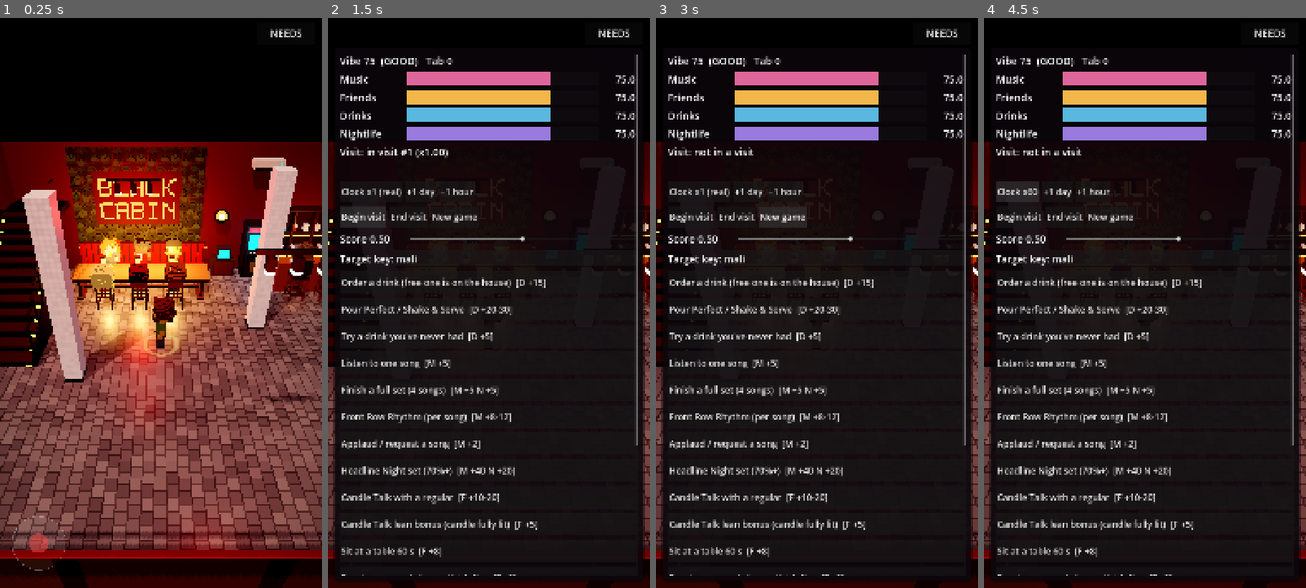
Above: before the commit, frames 1-4 (left to right).
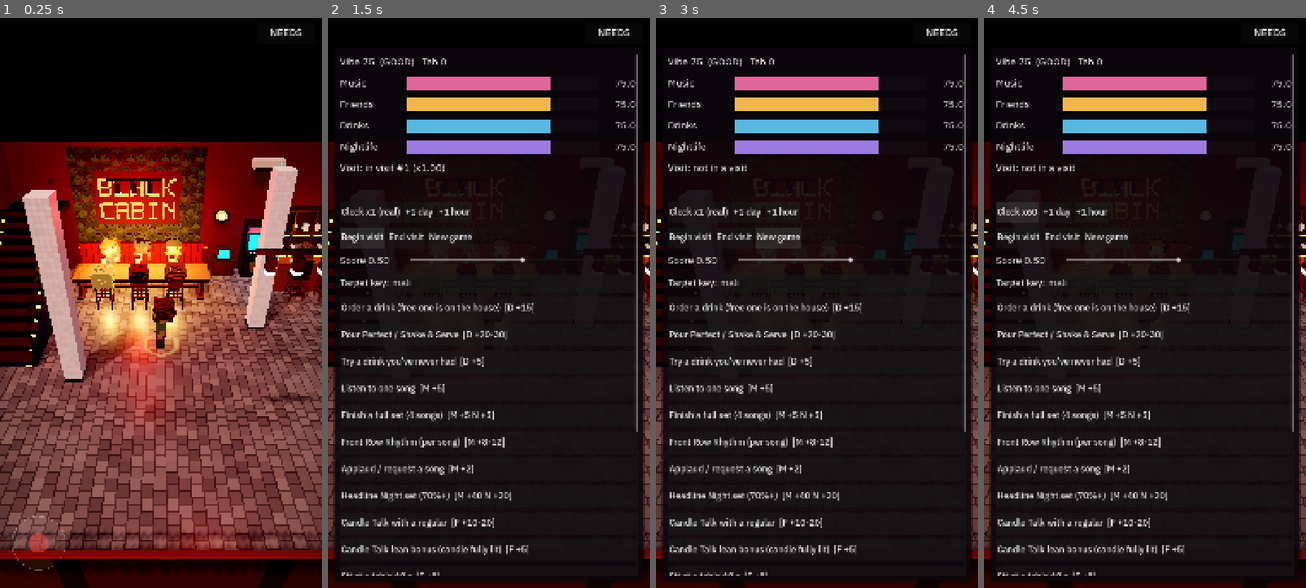
Above: after the commit, the same moments.

Repository: Talos91/bc-tamagotchi
Game: Godot game, scene res://scenes/main.tscn
The game is run twice, just before and just after one commit, with the same random seed, the same clock (stepped at 60 frames per second) and the same inputs.
Inputs:
- Up to frame 1 (0.25 s): no input
- Up to frame 2 (1.5 s): click "NEEDS" at 0.5 s; click "Begin visit" at 1.25 s
- Up to frame 3 (3 s): click "Begin visit" at 2 s; click "New game" at 2.75 s
- Up to frame 4 (4.5 s): click "New game" at 3.5 s; click "Clock x1 (real)" at 4.25 s

The runs differ from the first frame. In frame 1, 0.7% of the frame differs, in the area x 0-99%, y 1-99%; in frame 2, 14%; in frame 3, 15%, in the area x 0-99%, y 1-98%; in frame 4, 14%.

Commit message:
Fonts: bundle Kanit and IBM Plex Sans Thai Looped (OFL), project theme with the style-guide scale, Thai layout check in smoke_hud
Co-Authored-By: Claude Sonnet 5.5 <noreply@anthropic.com>

Diff:
--- a/game/project.godot
+++ b/game/project.godot
@@ -19,6 +19,10 @@
 window/stretch/aspect="expand"
 window/handheld/orientation=1
 
+[gui]
+
+theme/custom="res://ui/bc_theme.tres"
+
 [input_devices]
 
 pointing/emulate_touch_from_mouse=true
@@ -36,3 +40,4 @@
 anti_aliasing/quality/msaa_3d=1
 viewport/hdr_2d=true
 limits/opengl/max_renderable_lights=48
+lights_and_shadows/directional_shadow/size=2048
--- a/game/tests/smoke_hud.gd
+++ b/game/tests/smoke_hud.gd
@@ -27,5 +27,29 @@
 		hud._clock_btn.pressed.emit()
 		ok = ok and needs.multiplier == 60.0
 		print("hud drinks bar: ", hud._bars["drinks"].value, " (was ", before, "), multiplier ", needs.multiplier)
+	ok = _check_thai(main) and ok
 	print("SMOKE HUD ", "PASS" if ok else "FAIL")
 	quit(0 if ok else 1)
+
+
+## Thai lays out with the bundled fonts: the project theme is ours, has Thai glyphs, and a Thai Label gets width and height.
+func _check_thai(main: Node) -> bool:
+	var theme := ThemeDB.get_project_theme()
+	var font: Font = theme.default_font if theme != null else null
+	if font == null or not font.has_char(0x0E01):
+		print("thai: project theme has no default font with Thai glyphs")
+		return false
+	var thai := "สวัสดีครับ น้ำเลื่อนแก้วมาให้"
+	var w := font.get_string_size(thai, HORIZONTAL_ALIGNMENT_LEFT, -1, 15).x
+	var l := Label.new()
+	l.text = thai
+	main.add_child(l)
+	var size := l.get_minimum_size()
+	l.queue_free()
+	for variation in ["LabelDisplayXL", "LabelDisplayL", "LabelBody"]:
+		var f: Font = theme.get_font("font", variation)
+		if f == null or not f.has_char(0x0E01) or f.get_string_size(thai, HORIZONTAL_ALIGNMENT_LEFT, -1, 24).x <= 0.0:
+			print("thai: ", variation, " cannot lay out Thai")
+			return false
+	print("thai: string width ", w, ", label min size ", size)
+	return w > 0.0 and size.x > 0.0 and size.y > 0.0
--- /dev/null
+++ b/game/ui/bc_theme.tres
@@ -0,0 +1,38 @@
+[gd_resource type="Theme" load_steps=7 format=3]
+
+[ext_resource type="FontFile" path="res://assets/fonts/IBMPlexSansThaiLooped-Regular.ttf" id="1_plex"]
+[ext_resource type="FontFile" path="res://assets/fonts/IBMPlexSansThaiLooped-Medium.ttf" id="2_plexm"]
+[ext_resource type="FontFile" path="res://assets/fonts/Kanit-SemiBold.ttf" id="3_kanits"]
+[ext_resource type="FontFile" path="res://assets/fonts/Kanit-Bold.ttf" id="4_kanitb"]
+
+[sub_resource type="FontVariation" id="FontVariation_text"]
+base_font = ExtResource("1_plex")
+fallbacks = [ExtResource("3_kanits")]
+
+[sub_resource type="FontVariation" id="FontVariation_textm"]
+base_font = ExtResource("2_plexm")
+fallbacks = [ExtResource("3_kanits")]
+
+[resource]
+default_font = SubResource("FontVariation_text")
+default_font_size = 15
+LabelBody/base_type = &"Label"
+LabelBody/font_sizes/font_size = 15
+LabelBody/fonts/font = SubResource("FontVariation_text")
+LabelBodyL/base_type = &"Label"
+LabelBodyL/font_sizes/font_size = 17
+LabelBodyL/fonts/font = SubResource("FontVariation_textm")
+LabelCaption/base_type = &"Label"
+LabelCaption/font_sizes/font_size = 13
+LabelCaption/fonts/font = SubResource("FontVariation_text")
+LabelDisplayL/base_type = &"Label"
+LabelDisplayL/font_sizes/font_size = 24
+LabelDisplayL/fonts/font = ExtResource("3_kanits")
+LabelDisplayS/base_type = &"Label"
+LabelDisplayS/font_sizes/font_size = 14
+LabelDisplayS/fonts/font = ExtResource("3_kanits")
+LabelDisplayXL/base_type = &"Label"
+LabelDisplayXL/font_sizes/font_size = 32
+LabelDisplayXL/fonts/font = ExtResource("4_kanitb")
+Button/font_sizes/font_size = 15
+Button/fonts/font = SubResource("FontVariation_textm")
Binary file added: game/assets/fonts/IBMPlexSansThaiLooped-Medium.ttf
Binary file added: game/assets/fonts/IBMPlexSansThaiLooped-Regular.ttf
Binary file added: game/assets/fonts/IBMPlexSansThaiLooped-SemiBold.ttf
Binary file added: game/assets/fonts/Kanit-Bold.ttf
Binary file added: game/assets/fonts/Kanit-SemiBold.ttf
Not shown, added: game/assets/fonts/OFL-IBMPlexSansThaiLooped.txt
Not shown, added: game/assets/fonts/OFL-Kanit.txt
